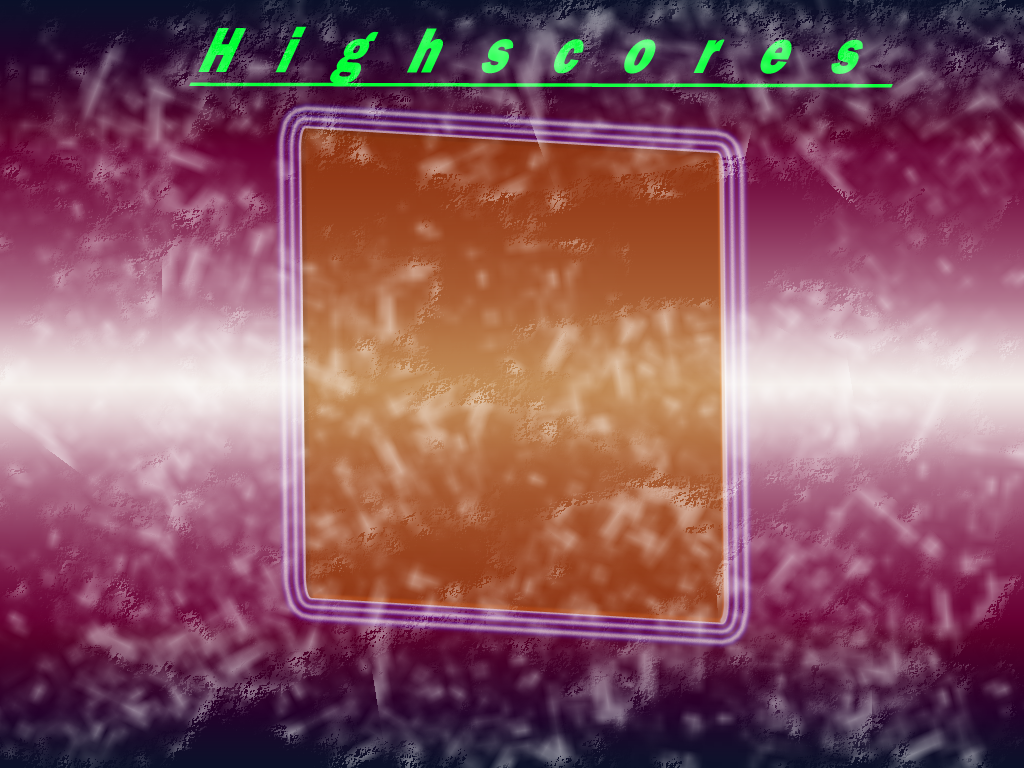
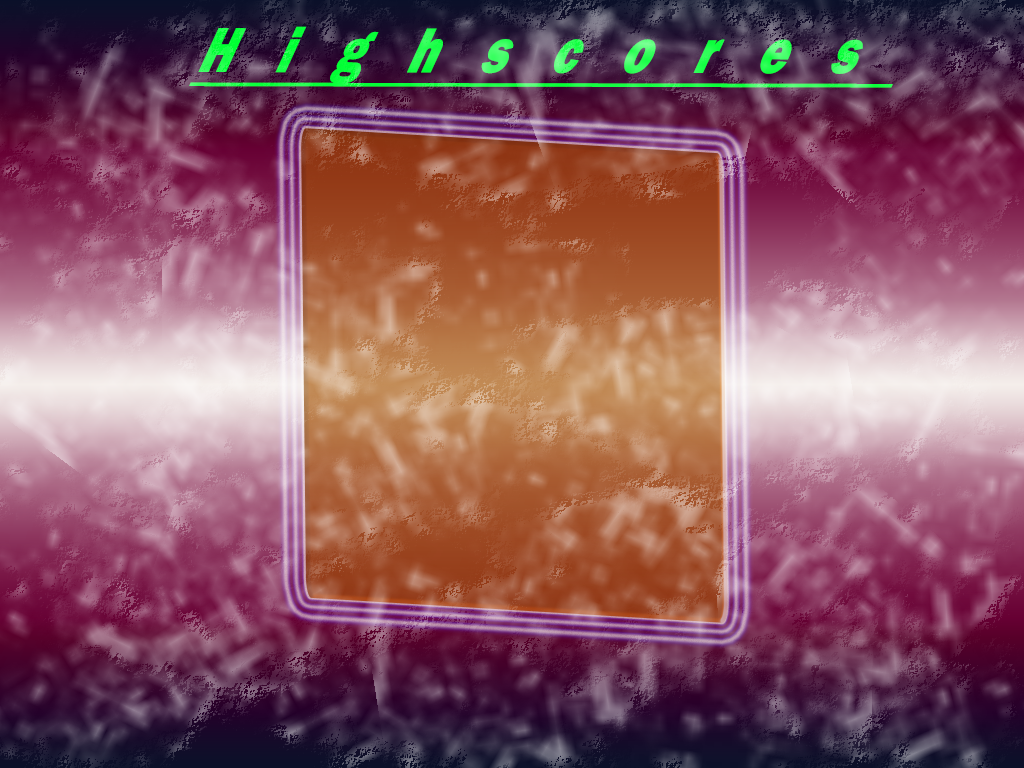
Before/after of a 1024×768 layered artwork. What changed in the layer stack:
painted on "Shape 1", masked it over bbox(301, 128, 720, 623)
painted on "Gradient Fill 1", unmasked it over bbox(189, 26, 893, 644)
